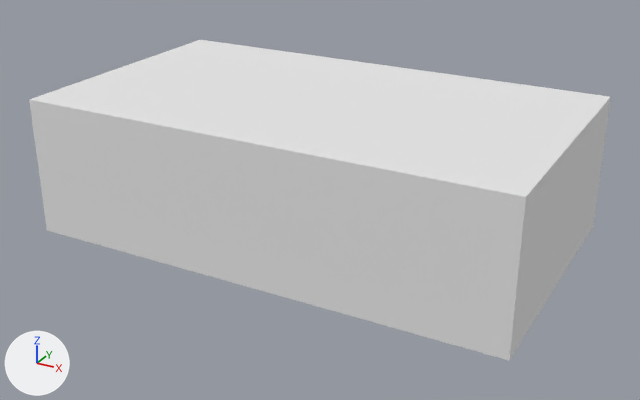
One commit to the OBJ model src/spacegame/assets/models/blockModels/brick.obj: the scene before it, then after it.
Rendered twice from a 50 mm lens placed at (0.356, -0.649, 0.291), pointed at (0.005, -0.011, -0.028). Arrows for +X, +Y and +Z are at lower left; the lights stay in place. The picture after the commit comes second. Where no turn or scale is listed for an object, it has been applied to the vertices.

Script lines for the objects in view, before the commit:
```python
me_southface = bpy.data.meshes.new('southFace')
me_southface.from_pydata([(0.219, 0.125, 0.062), (0.219, -0.125, 0.063), (0.219, -0.125, -0.062), (0.219, 0.125, -0.063)], [], [(0, 1, 2, 3)])
me_southface.materials.append(mat_none)  # white #e7e7e7
me_topface = bpy.data.meshes.new('topFace')
me_topface.from_pydata([(0.219, -0.125, 0.063), (0.219, 0.125, 0.062), (-0.219, 0.125, 0.062), (-0.219, -0.125, 0.063)], [], [(0, 1, 2, 3)])
me_topface.materials.append(mat_none)  # white #e7e7e7
me_westface = bpy.data.meshes.new('westFace')
me_westface.from_pydata([(-0.219, -0.125, 0.063), (-0.219, -0.125, -0.062), (0.219, -0.125, -0.062), (0.219, -0.125, 0.063)], [], [(0, 1, 2, 3)])
me_westface.materials.append(mat_none)  # white #e7e7e7
ob_southface = bpy.data.objects.new('southFace', me_southface)
ob_southface.location = (0.0, 0.0, 0.0)
ob_topface = bpy.data.objects.new('topFace', me_topface)
ob_topface.location = (0.0, 0.0, 0.0)
ob_westface = bpy.data.objects.new('westFace', me_westface)
ob_westface.location = (0.0, 0.0, 0.0)
```
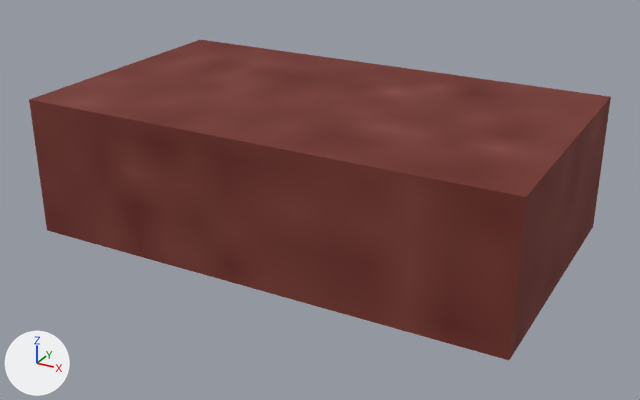
Changed parts and their boxes [x1, y1, x2, y2] in the pictures (640 x 400 px):
'westFace', recoloured (white to brown): [29, 100, 526, 360] in both
'topFace', recoloured (white to brown): [29, 40, 610, 197] in both
'southFace', recoloured (white to brown): [509, 97, 611, 360] in both

What the commit changed:
Picture 'clay.png' (img_clay_png) is new.
Material 'm_af1c217d-46b8-ee1a-fe2b-14fadd4ed24a' (mat_m_af1c217d_46b8_ee1a_fe2b_14fadd4ed24a) is new.
Its texture is img_clay_png.
Its roughness is 1.0.
me_southface has 4 vertices, 1 face and spans x 0.219, y -0.125..0.125, z -0.063..0.063.
me_southface no longer uses material mat_none (white #e7e7e7).
me_southface gains material mat_m_af1c217d_46b8_ee1a_fe2b_14fadd4ed24a (picture img_clay_png).
me_topface has 4 vertices, 1 face and spans x -0.219..0.219, y -0.125..0.125, z 0.062..0.063.
me_topface no longer uses material mat_none (white #e7e7e7).
me_topface gains material mat_m_af1c217d_46b8_ee1a_fe2b_14fadd4ed24a (picture img_clay_png).
me_westface has 4 vertices, 1 face and spans x -0.219..0.219, y -0.125, z -0.062..0.063.
me_westface no longer uses material mat_none (white #e7e7e7).
me_westface gains material mat_m_af1c217d_46b8_ee1a_fe2b_14fadd4ed24a (picture img_clay_png).
